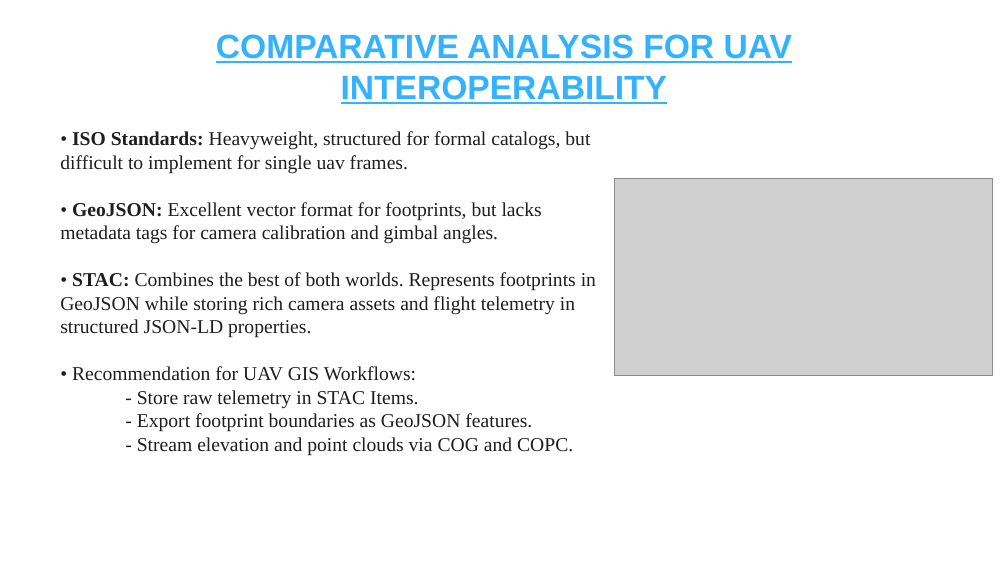
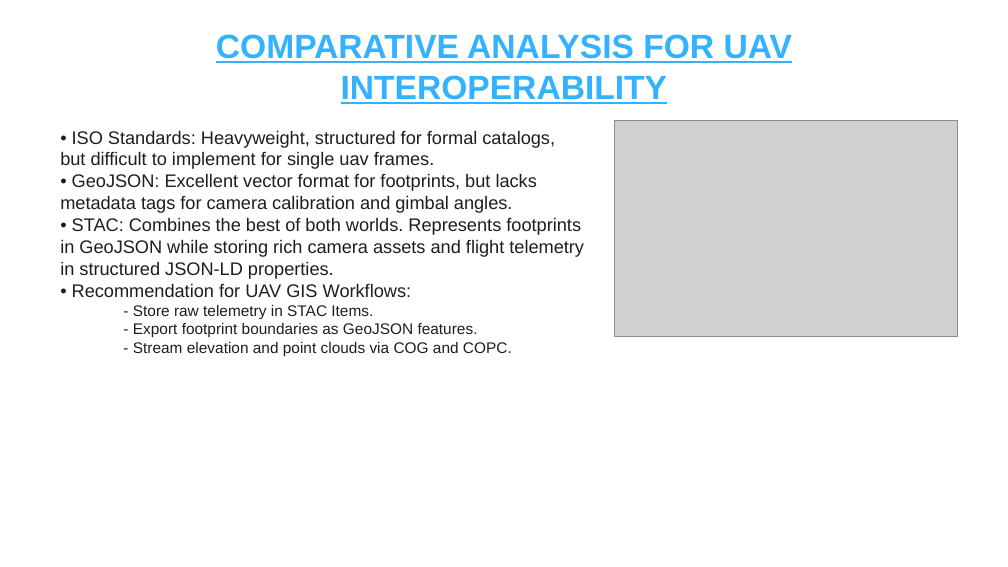
Before and after one commit to kancharlanavyatha/Drone-Footprint-Mapping-using-Qt6, a slide deck: slide 9 of Drone_Footprint_Mapping_and_Metadata_Standards.pptx (slide 7 before the commit). Drawn at 1008x567 pixels with LibreOffice and Linux fonts; fonts in the diff are those of the drawing; grey boxes stand for pictures. Boxes give left, top, right and bottom in pixels: in the first picture for what was removed or moved away, otherwise in the second. Text is boxed around its words. In the diff, an @@ line names an element or a change of style, - is before the commit and + after.

```diff
--- a/Drone_Footprint_Mapping_and_Metadata_Standards.pptx
+++ b/Drone_Footprint_Mapping_and_Metadata_Standards.pptx
@@ text "• ISO Standards: Heavyweight, structured ..." at [60,130,584,356]: size 14 to 13 pt in "• ISO Standards: Heavyweight, structured for formal ...", "• GeoJSON: Excellent vector format for footprints, ...", "• STAC: Combines the best of both ...", "• Recommendation for UAV GIS Workflows:"; font Times New Roman to Arial; bold off in "ISO Standards:", "GeoJSON:", "STAC:"; size 14 to 11 pt in "- Store raw telemetry in STAC Items.", "- Export footprint boundaries as GeoJSON features.", "- Stream elevation and point clouds via ..." @@
@@ picture: place and size @@
-picture at [615,178,992,376]
+picture at [615,121,958,337]
```
Also in this commit, not shown: 6 other slides changed, 2 slides added, 3 other files.
